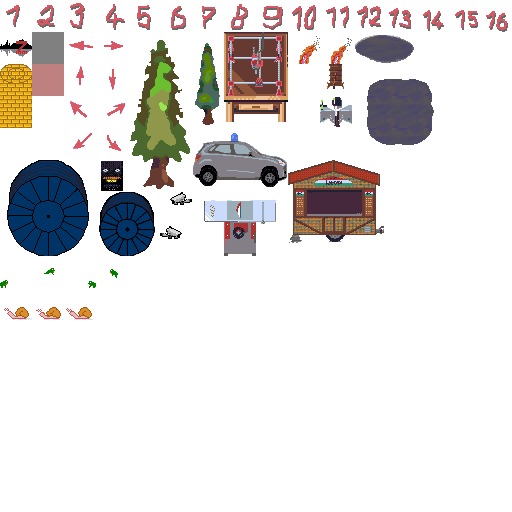
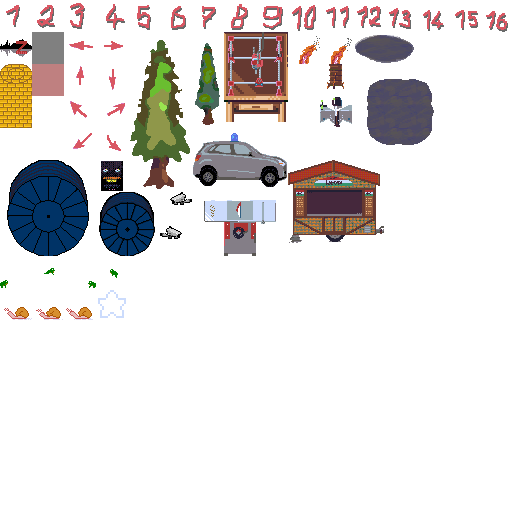
Layered file, before and after one edit (512×512). Changes by layer:
pixels changed over <box>98,290,126,318</box> (layer not identified)
